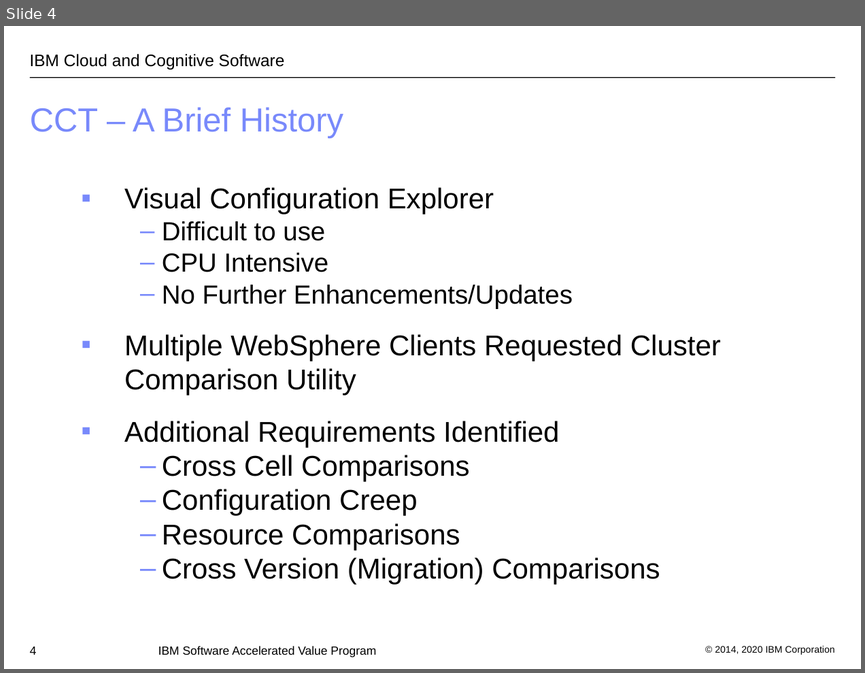
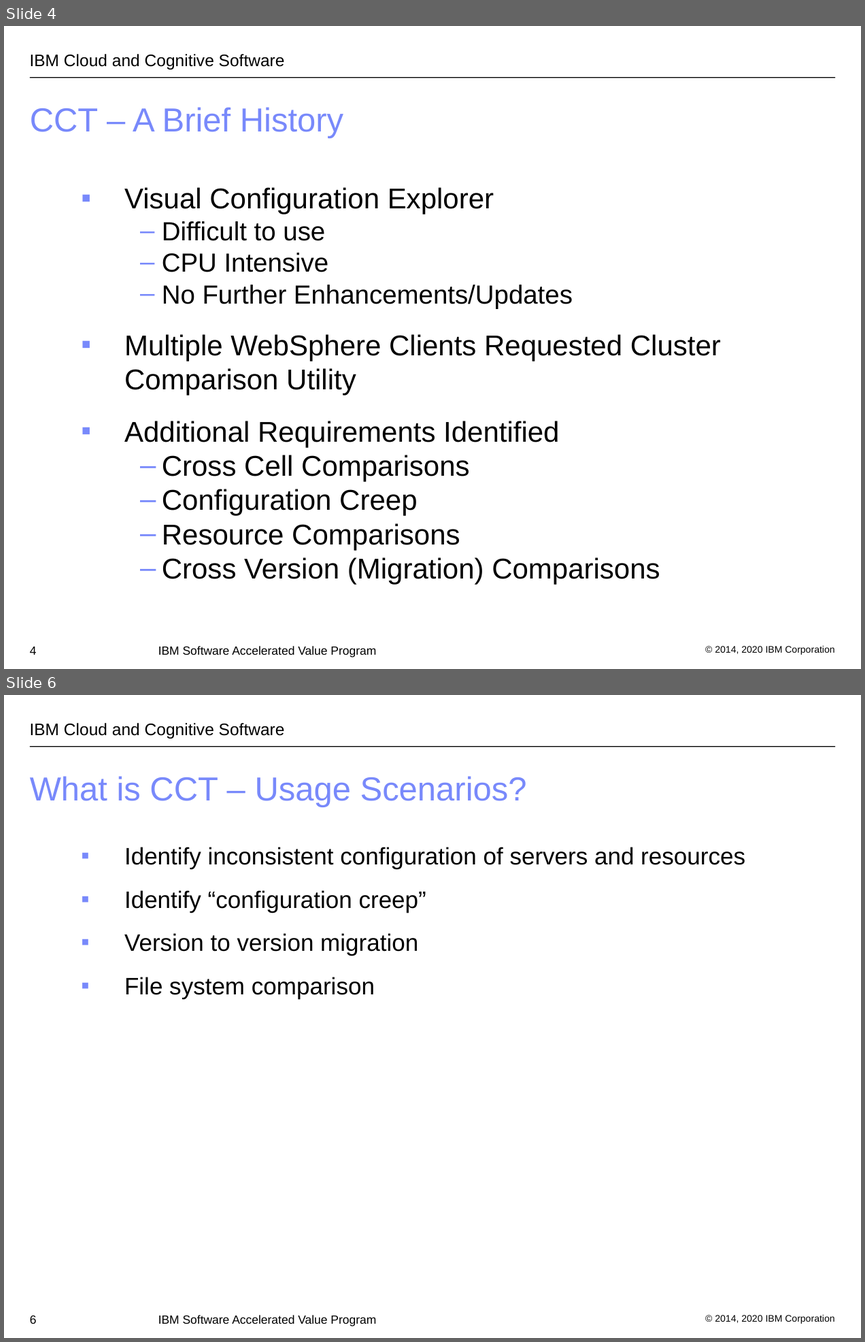
Before and after one commit to IBM/websphere-cct, a slide deck: WASConfigurationComparisonTool.ppt. Shown one above the other, each under a label of ours: slide 4 before the commit, slides 4 and 6 after it; the slides between them are not shown. The pictures are 865x673 and 865x1342 pixels, drawn with LibreOffice and Linux fonts; fonts in the diff are those of the drawing; background and template pictures are left out. Boxes give left, top, right and bottom in pixels: in the first picture for what was removed or moved away, otherwise in the second. Text is boxed around its words. In the diff, an @@ line names an element or a change of style, - is before the commit and + after.

```diff
--- a/WASConfigurationComparisonTool.ppt
+++ b/WASConfigurationComparisonTool.ppt
@@ slide 6 added at [4,695,861,1338], background #FFFFFF; not listed: 3 template elements that a slide beside it also shows @@
@@ title added at [30,776,527,807], 28 pt, text #7889FB @@
+What is CCT – Usage Scenarios?
@@ text added at [124,847,745,999], 20 pt, text #000000 @@
+▪ Identify inconsistent configuration of servers and resources
+▪ Identify “configuration creep”
+▪ Version to version migration
+▪ File system comparison
@@ page number added at [30,1314,37,1323], 10 pt, text #000000 @@
+6
@@ text added at [158,1314,376,1326], 10 pt, text #000000 @@
+IBM Software Accelerated Value Program
```
Also in this commit, not shown: 5 slides changed, 1 other file.
